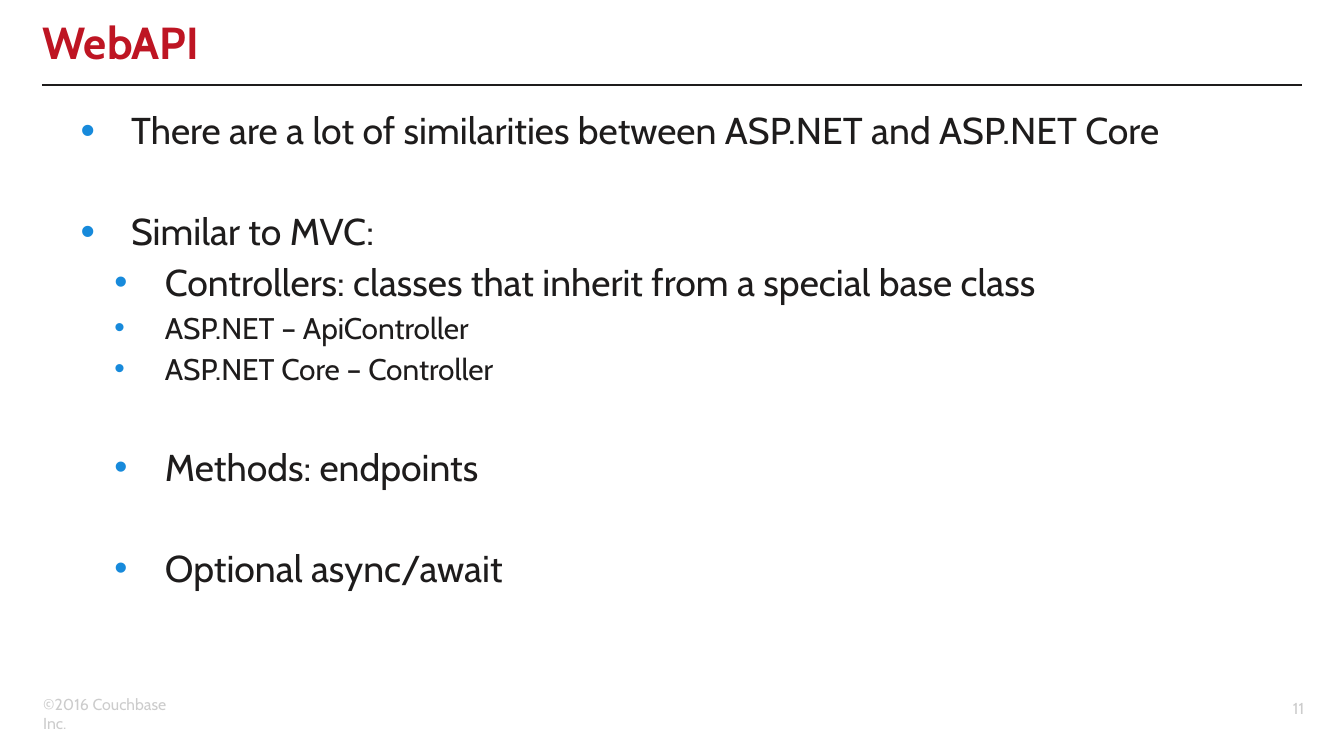
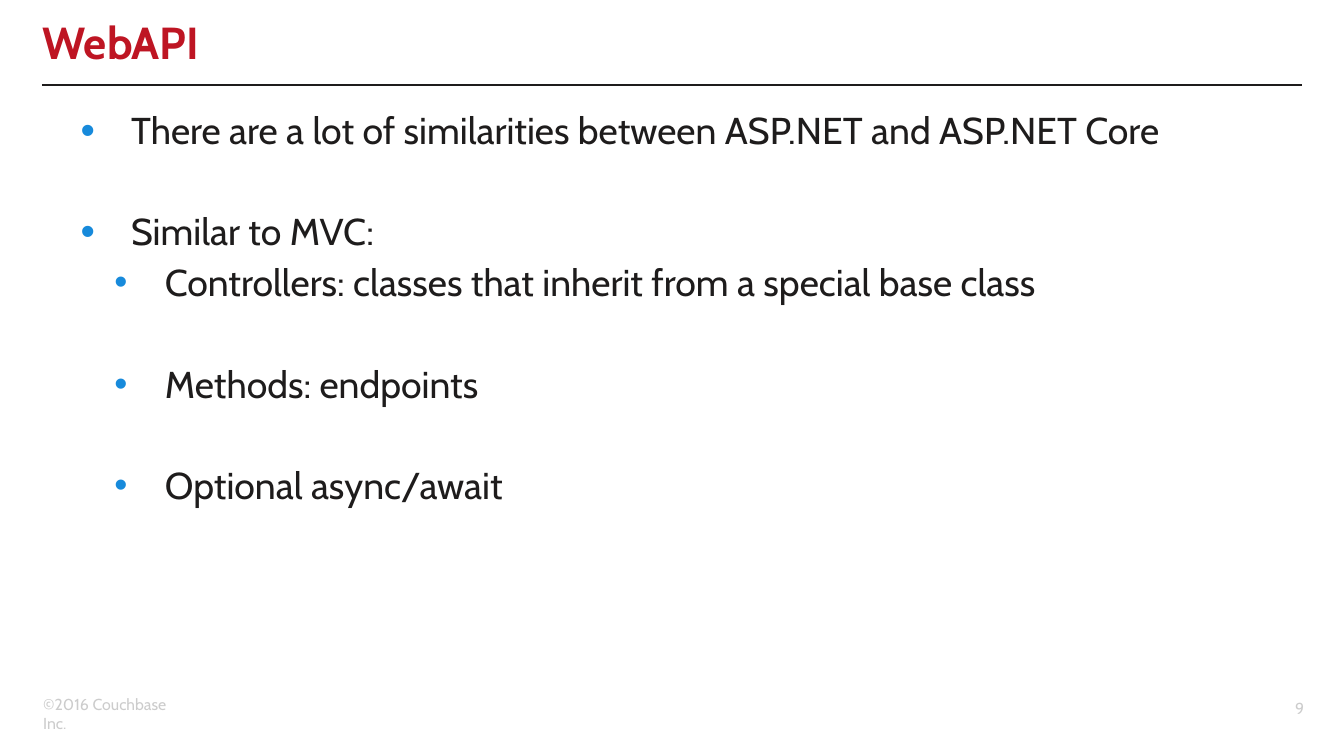
Before and after one commit to couchbaselabs/aspnet-nosql-workshop, a slide deck: slide 9 of 03/03.pptx (slide 11 before the commit). Drawn at 1344x756 pixels with LibreOffice and Linux fonts; fonts in the diff are those of the drawing; background and template pictures are left out. Boxes give left, top, right and bottom in pixels: in the first picture for what was removed or moved away, otherwise in the second. Text is boxed around its words. In the diff, an @@ line names an element or a change of style, - is before the commit and + after.

```diff
--- a/03/03.pptx
+++ b/03/03.pptx
@@ text at (165,316,493,381): paragraphs removed @@
-      • ASP.NET – ApiController
-      • ASP.NET Core – Controller
@@ page number at (1295,703,1304,714): text changed @@
-11
+9
```
Also in this commit, not shown: 7 other slides changed, 6 slides added, 1 other file.
